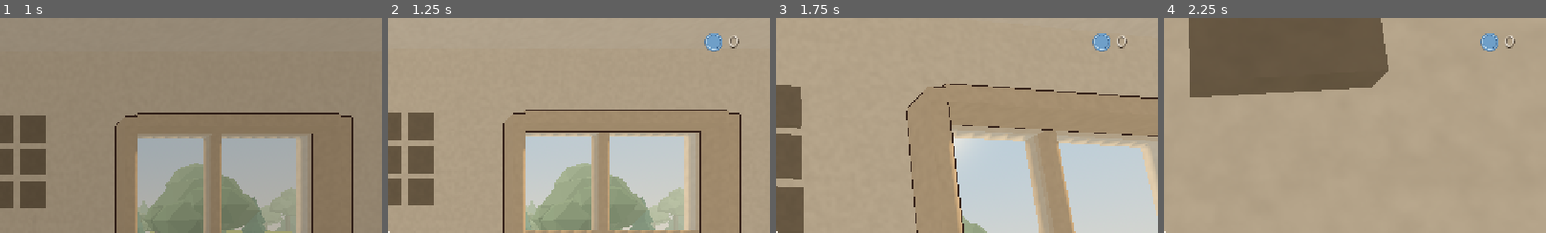
Above: before the commit, frames 1-4 (left to right).
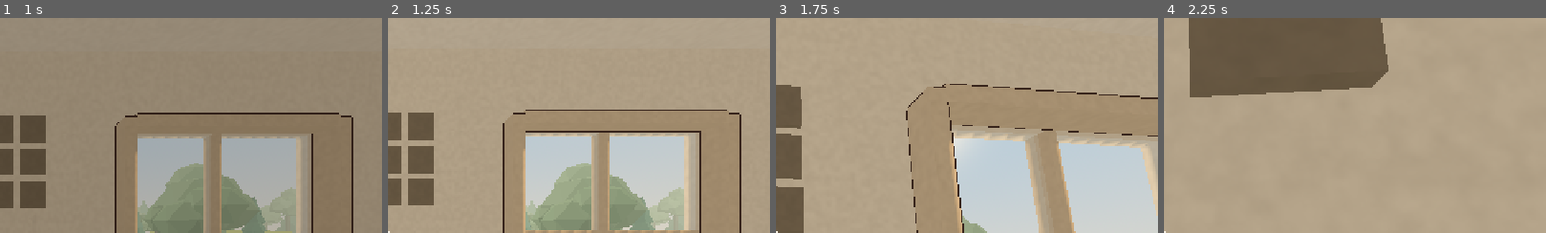
Above: after the commit, the same moments.

Repository: naturalnick/belvedere
Game: Godot game, scene res://scenes/manor.tscn
Same seed, same stepped clock (60 frames per second), same inputs: the game is played once before the commit and once after it.
Inputs (mouse positions are % of the whole screen's width and height, from its top left):
- Up to frame 1 (1 s): click "Play" at 0.5 s
- Up to frame 2 (1.25 s): no input
- Up to frame 3 (1.75 s): tap Enter at 1.25 s; move the mouse to (55, 50) at 1.27 s; hold W from 1.28 s (still down); tap P at 1.35 s; click (55, 50) at 1.42 s; tap Space at 1.52 s
- Up to frame 4 (2.25 s): keep holding W; move the mouse to (45, 50) at 2.02 s; tap B at 2.1 s
The pictures show only the part of the screen within x 50-100%, y 0-50%; the shares and areas given below are measured in that part.

Frame 1 is identical in both runs. In frame 2, 0.4% of the frame differs, in the area x 82-92%, y 7-16%; in frame 3, 0.4%; in frame 4, 0.4%.

Commit message:
Hide the coin count while the wallet is empty
Co-Authored-By: Claude Opus 5.5 <noreply@anthropic.com>

Diff:
--- a/scripts/manor_coin_hud.gd
+++ b/scripts/manor_coin_hud.gd
@@ -42,6 +42,8 @@
 	_refresh()
 
 func _refresh() -> void:
+	# An empty wallet shows nothing; the first coin's flight ends where the icon then appears.
+	count.visible = manor.coins.available > 0
 	count.text = str(manor.coins.available)
 	count.accessibility_name = "%d Bel coins" % manor.coins.available
 	count.position = Vector2(size.x - 70, 22)
@@ -92,7 +94,8 @@
 
 func _draw() -> void:
 	var destination := Vector2(size.x - 94, 40)
-	ManorPrizeArt.draw_coin(self, destination, 15)
+	if count.visible:
+		ManorPrizeArt.draw_coin(self, destination, 15)
 	if not presenting() or manor.sliding or manor.first_coin_guide.holding_reward() or (manor.binoculars != null and manor.binoculars.locks_player()):
 		return
 	var enter := smoothstep(0.0, 0.3, presentation)
--- a/tests/coin_tests.gd
+++ b/tests/coin_tests.gd
@@ -57,6 +57,7 @@
 	main.coin_hud._process(3.0)
 	main.refresh_progress()
 	check(main.coins.pending.is_empty() and main.coins.available == 0, "waiting or refreshing cannot earn the first coin")
+	check(not main.coin_hud.count.visible, "an empty wallet shows no coin count")
 	var target := main.objectives.active
 	var lamp := main.objective_display.lamps[target]
 	check(lamp.light.light_color == Color("6EBFFF") and lamp.state == 1, "starting target is blue before its slide home")
@@ -124,6 +125,7 @@
 	main.coin_hud._input(click)
 	main.coin_hud._process(ManorCoinHUD.PRESENT_TIME - ManorCoinHUD.HOLD_AT)
 	check(main.coins.available == 1 and main.coin_hud.count.text == "1", "a mouse press sends the coin to the visible inventory count")
+	check(main.coin_hud.count.visible, "the wallet appears when the first coin arrives")
 	guide._process(0.0)
 	guide.set_process(true)
 	check(not guide.active and not main.controls_locked(), "control returns only after the token arrives in the wallet")
@@ -154,6 +156,7 @@
 	main.player.begin_interact()
 	await process_frame
 	check(main.coins.available == 0 and main.coins.inserted == 1 and main.coin_hud.count.text == "0", "focused interaction inserts exactly one coin and updates HUD")
+	check(not main.coin_hud.count.visible, "depositing the last held coin hides the wallet again")
 	check(main.coin_device.token.visible and main.coin_device.remaining_label.text == "6", "device presents an insertion and remaining requirement")
 	main.player.release_interact()
 	main.release_pointer()
Not shown, changed: docs/SPEC.md
